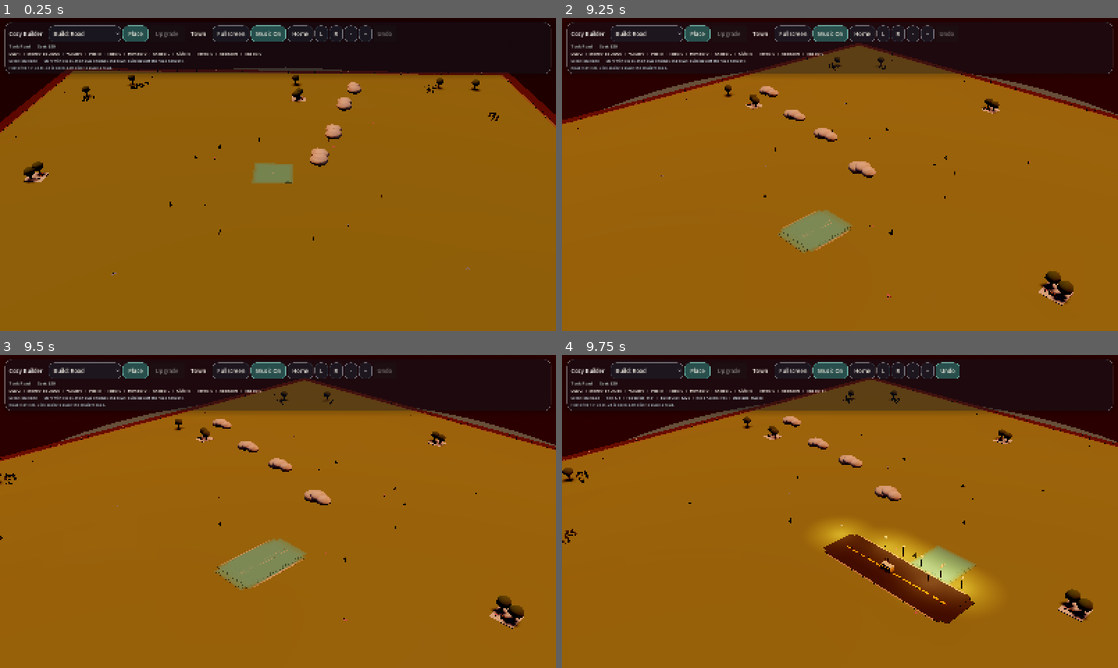
Above: before the commit, frames 1-4 (two rows, left to right).
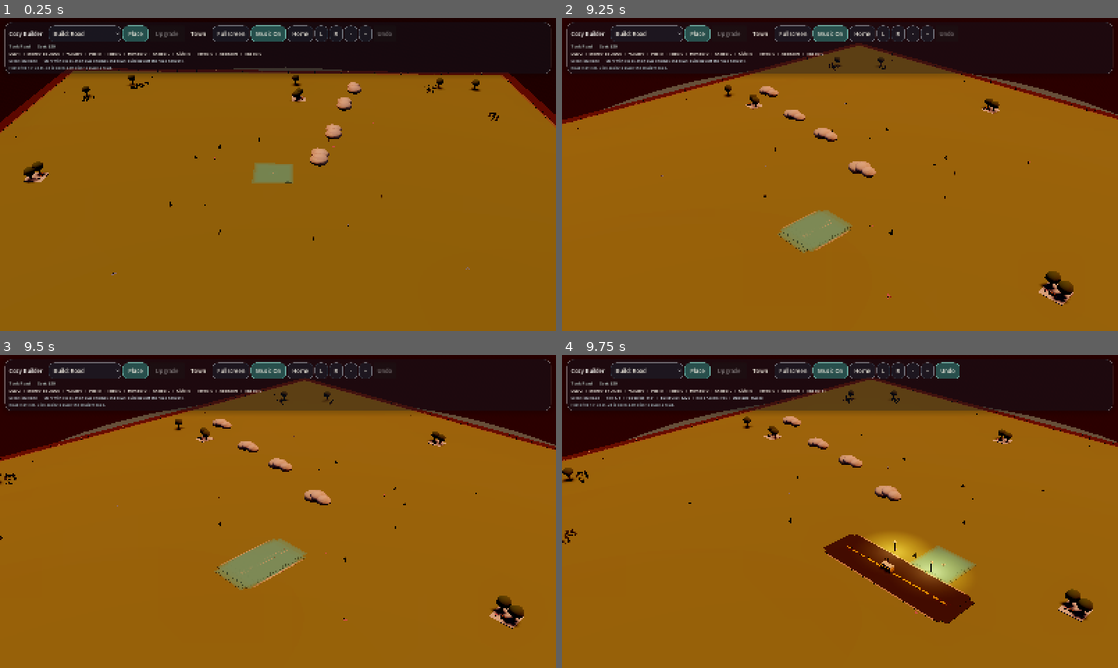
Above: after the commit, the same moments.

Repository: johnswaffles/my-backend-api
Game: Godot game, scene res://scenes/main_scene.tscn
Same seed, same stepped clock (60 frames per second), same inputs: the game is played once before the commit and once after it.
Inputs (mouse positions are in pixels of both pictures, inside the frame that each line leads up to):
- Up to frame 1 (0.25 s): no input
- Up to frame 2 (9.25 s): click "Build: Road" at 0.5 s; click "Place" at 1.25 s; click "Town" at 2 s; click "Home" at 2.75 s; click "L" at 3.5 s; click "R" at 4.25 s; click "-" at 5 s; click "+" at 5.75 s; click "Music On" at 6.5 s; click "R" at 7.25 s; click "Music Off" at 8 s; move the mouse to (812, 237) at 8.77 s; hold W from 8.78 s (still down); tap 1 at 8.85 s; click (812, 237) at 8.92 s
- Up to frame 3 (9.5 s): keep holding W
- Up to frame 4 (9.75 s): release W at 9.5 s; drag from (1006, 558) to (812, 574) at 9.52 s

Frames 1-3 are identical in both runs. In frame 4, 1.5% of the frame differs, in the area x 45-78%, y 53-81%.

Commit message:
Deduplicate road lamps and add house windows

Diff:
--- a/cozy-builder-godot/scripts/building_system.gd
+++ b/cozy-builder-godot/scripts/building_system.gd
@@ -183,6 +183,7 @@
 var _cell_anchor_lookup: Dictionary = {}
 var _road_cells: Dictionary = {}
 var _road_nodes: Dictionary = {}
+var _road_light_nodes: Dictionary = {}
 var _action_history: Array[Dictionary] = []
 var _variant_cycle: Dictionary = {}
 var _loaded_save := false
@@ -222,6 +223,7 @@
 var _hover_root: Node3D
 var _ghost_root: Node3D
 var _ghost_nodes: Dictionary = {}
+var _road_lights_root: Node3D
 var _life_root: Node3D
 var _hud_layer: CanvasLayer
 var _hud_margin: MarginContainer
@@ -410,6 +412,9 @@
 	_hover_root = Node3D.new()
 	grid_root.add_child(_hover_root)
 
+	_road_lights_root = Node3D.new()
+	grid_root.add_child(_road_lights_root)
+
 	_ghost_root = Node3D.new()
 	_ghost_root.visible = false
 	add_child(_ghost_root)
@@ -1472,6 +1477,7 @@
 	})
 	_set_selected_anchor(anchor_key)
 	_upgrade_debug("register placement selected=%s selection_cells=%s" % [_selected_anchor_key, str(_selection_cells)])
+	_refresh_road_lights()
 
 
 func _find_anchor_for_cell(cell: Vector2i) -> String:
@@ -1884,6 +1890,7 @@
 	_upgrade_debug("remove selected placement complete selected=%s money=%d" % [_selected_anchor_key, _money])
 	_recalculate_cashflow()
 	_rebuild_ambient_life()
+	_refresh_road_lights()
 	_refresh_tool_ui()
 	_update_hover_from_mouse()
 
@@ -1938,6 +1945,7 @@
 	_clear_selected_anchor()
 	_recalculate_cashflow()
 	_rebuild_ambient_life()
+	_refresh_road_lights()
 	_refresh_tool_ui()
 	_update_hover_from_mouse()
 
@@ -2484,6 +2492,7 @@
 	_cell_anchor_lookup.clear()
 	_road_cells.clear()
 	_road_nodes.clear()
+	_clear_road_lights()
 	_action_history.clear()
 	_variant_cycle.clear()
 	_clear_selected_anchor()
@@ -3081,6 +3090,7 @@
 	var wall_material: Material = _ghost_base_material if preview else _make_material("efe4d5", 0.88)
 	var roof_material: Material = _ghost_accent_material if preview else _make_material("b66f4d", 0.74)
 	var pad_material: Material = _ghost_base_material if preview else _make_material("ddd3c6", 0.9)
+	var window_material: Material = _ghost_accent_material if preview else _window_material
 
 	_add_box(Vector3(0.0, 0.02, 0.42), Vector3(4.6, 0.04, 4.6), pad_material, root)
 	_add_box(Vector3(0.0, 0.5, -0.56), Vector3(1.62, 0.92, 1.34), wall_material, root)
@@ -3089,6 +3099,9 @@
 	var roof_b := _add_box(Vector3(0.0, 1.0, -0.78), Vector3(1.84, 0.16, 0.82), roof_material, root)
 	roof_a.rotation_degrees = Vector3(0.0, 0.0, -7.0)
 	roof_b.rotation_degrees = Vector3(0.0, 0.0, 7.0)
+	_add_box(Vector3(-0.42, 0.46, -0.06), Vector3(0.24, 0.28, 0.05), window_material, root)
+	_add_box(Vector3(0.42, 0.46, -0.06), Vector3(0.24, 0.28, 0.05), window_material, root)
+	_add_box(Vector3(0.84, 0.42, -0.02), Vector3(0.16, 0.24, 0.05), window_material, root)
 	_add_round_canopy(Vector3(0.0, 0.24, 0.42), Vector3(0.78, 0.12, 0.22), _ghost_accent_material if preview else _window_material, root)
 	return root
 
@@ -3426,6 +3439,9 @@
 		_add_box(window_pos, Vector3(0.26, 0.34, 0.06), _window_material, structure_root)
 		_add_box(window_pos + Vector3(-0.16, 0.0, 0.0), Vector3(0.05, 0.36, 0.05), timber, structure_root)
 		_add_box(window_pos + Vector3(0.16, 0.0, 0.0), Vector3(0.05, 0.36, 0.05), timber, structure_root)
+	_add_box(Vector3(0.0, 0.56, house_z + 0.48), Vector3(0.42, 0.38, 0.06), _window_material, structure_root)
+	_add_box(Vector3(-0.24, 0.56, house_z + 0.48), Vector3(0.04, 0.4, 0.04), timber, structure_root)
+	_add_box(Vector3(0.24, 0.56, house_z + 0.48), Vector3(0.04, 0.4, 0.04), timber, structure_root)
 	if has_bay:
 		_add_box(Vector3(0.74, 0.54, house_z + 0.86), Vector3(0.34, 0.3, 0.06), _window_material, structure_root)
 
@@ -4131,8 +4147,6 @@
 			_add_box(Vector3(x, 0.104, 0.0), Vector3(0.16, 0.01, 3.56), sidewalk_material, root)
 		for rail_x in [-0.18, 0.18]:
 			_add_box(Vector3(rail_x, 0.108, 0.0), Vector3(0.05, 0.012, 3.56), rail_material, root)
-		if not preview and posmod(cell.x + cell.y, 2) == 0:
-			_add_road_lamp_local(Vector3(2.42, 0.0, 0.98), root)
 	elif horizontal_straight:
 		for x in [-1.24, -0.44, 0.44, 1.24]:
 			_add_box(Vector3(x, 0.12, 0.0), Vector3(0.3, 0.01, 0.16), lane_material, root)
@@ -4140,8 +4154,6 @@
 			_add_box(Vector3(0.0, 0.104, z), Vector3(3.56, 0.01, 0.16), sidewalk_material, root)
 		for rail_z in [-0.18, 0.18]:
 			_add_box(Vector3(0.0, 0.108, rail_z), Vector3(3.56, 0.012, 0.05), rail_material, root)
-		if not preview and posmod(cell.x + cell.y, 2) == 1:
-			_add_road_lamp_local(Vector3(-0.98, 0.0, 2.42), root)
 	elif intersection:
 		_add_box(Vector3(0.0, 0.074, 0.0), Vector3(4.18, 0.07, 4.18), road_material, root)
 		_add_box(Vector3(0.0, 0.094, 0.0), Vector3(3.82, 0.024, 3.82), road_top_material, root)
@@ -4154,17 +4166,10 @@
 		for rail_offset in [-0.18, 0.18]:
 			_add_box(Vector3(rail_offset, 0.108, 0.0), Vector3(0.05, 0.012, 4.18), rail_material, root)
 			_add_box(Vector3(0.0, 0.108, rail_offset), Vector3(4.18, 0.012, 0.05), rail_material, root)
-		if not preview:
-			_add_road_lamp_local(Vector3(2.38, 0.0, 2.38), root)
-			_add_road_lamp_local(Vector3(-2.38, 0.0, 2.38), root)
-			_add_road_lamp_local(Vector3(2.38, 0.0, -2.38), root)
-			_add_road_lamp_local(Vector3(-2.38, 0.0, -2.38), root)
 	else:
 		_add_box(Vector3(0.0, 0.12, 0.0), Vector3(0.18, 0.01, 0.18), lane_material, root)
 		_add_box(Vector3(-0.18, 0.108, 0.0), Vector3(0.05, 0.012, 0.84), rail_material, root)
 		_add_box(Vector3(0.18, 0.108, 0.0), Vector3(0.05, 0.012, 0.84), rail_material, root)
-		if not preview:
-			_add_road_lamp_local(Vector3(2.2, 0.0, 0.98), root)
 
 	return root
 
@@ -4638,6 +4643,77 @@
 	_add_lantern_glow_local(Vector3(0.0, 1.12, 0.0), lamp_root)
 
 
+func _clear_road_lights() -> void:
+	for node_variant in _road_light_nodes.values():
+		var node := node_variant as Node
+		if is_instance_valid(node):
+			node.queue_free()
+	_road_light_nodes.clear()
+
+
+func _refresh_road_lights() -> void:
+	if not is_instance_valid(_road_lights_root):
+		return
+	_clear_road_lights()
+	var road_keys: Array = _road_cells.keys()
+	road_keys.sort()
+	for road_key_variant in road_keys:
+		var cell := _anchor_key_to_cell(str(road_key_variant))
+		if not _road_cells.has(_cell_key(cell)):
+			continue
+		var north := _road_cells.has(_cell_key(Vector2i(cell.x, cell.y - 1)))
+		var east := _road_cells.has(_cell_key(Vector2i(cell.x + 1, cell.y)))
+		var south := _road_cells.has(_cell_key(Vector2i(cell.x, cell.y + 1)))
+		var west := _road_cells.has(_cell_key(Vector2i(cell.x - 1, cell.y)))
+		var vertical_straight := north and south and not east and not west
+		var horizontal_straight := east and west and not north and not south
+		if not vertical_straight and not horizontal_straight:
+			continue
+		if posmod(cell.x + cell.y, 2) != 0:
+			continue
+		if vertical_straight:
+			if not _road_lamp_clearance_is_free(cell, true):
+				continue
+			var vertical_z := 0.98 if posmod(cell.x + cell.y, 4) == 0 else -0.98
+			var vertical_offset := Vector3(2.42, 0.0, vertical_z)
+			_place_road_light(cell, vertical_offset, "v_%s" % _cell_key(cell))
+		elif horizontal_straight:
+			if not _road_lamp_clearance_is_free(cell, false):
+				continue
+			var horizontal_x := -0.98 if posmod(cell.x + cell.y, 4) == 0 else 0.98
+			var horizontal_offset := Vector3(horizontal_x, 0.0, 2.42)
+			_place_road_light(cell, horizontal_offset, "h_%s" % _cell_key(cell))
+
+
+func _road_lamp_clearance_is_free(cell: Vector2i, vertical: bool) -> bool:
+	var side_sign := 1 if posmod(cell.x + cell.y, 4) == 0 else -1
+	if vertical:
+		var side_x := cell.x + side_sign
+		for dz in [-1, 0, 1]:
+			var candidate := Vector2i(side_x, cell.y + dz)
+			var key := _cell_key(candidate)
+			if _occupied_cells.has(key) or _reserved_cells.has(key):
+				return false
+	else:
+		var side_y := cell.y + side_sign
+		for dx in [-1, 0, 1]:
+			var candidate := Vector2i(cell.x + dx, side_y)
+			var key := _cell_key(candidate)
+			if _occupied_cells.has(key) or _reserved_cells.has(key):
+				return false
+	return true
+
+
+func _place_road_light(cell: Vector2i, local_offset: Vector3, key: String) -> void:
+	var lamp_root := Node3D.new()
+	lamp_root.position = _cell_to_world(cell) + local_offset
+	_road_lights_root.add_child(lamp_root)
+	_add_local_cylinder(Vector3(0.0, 0.54, 0.0), 0.04, 0.04, 1.08, _road_material, lamp_root)
+	_add_box(Vector3(0.0, 1.12, 0.0), Vector3(0.18, 0.1, 0.18), _window_material, lamp_root)
+	_add_lantern_glow_local(Vector3(0.0, 1.12, 0.0), lamp_root)
+	_road_light_nodes[key] = lamp_root
+
+
 func _add_local_tree(position_3d: Vector3, parent: Node) -> void:
 	_add_shadow_disc_local(position_3d + Vector3(0.0, 0.01, 0.0), Vector2(0.82, 0.64), 0.16, parent)
 	_add_local_cylinder(position_3d + Vector3(0.0, 0.34, 0.0), 0.11, 0.08, 0.68, _trunk_material, parent)
Not shown, changed: public/godot-playtest/index.html
Not shown, changed: public/godot-playtest/index.pck
